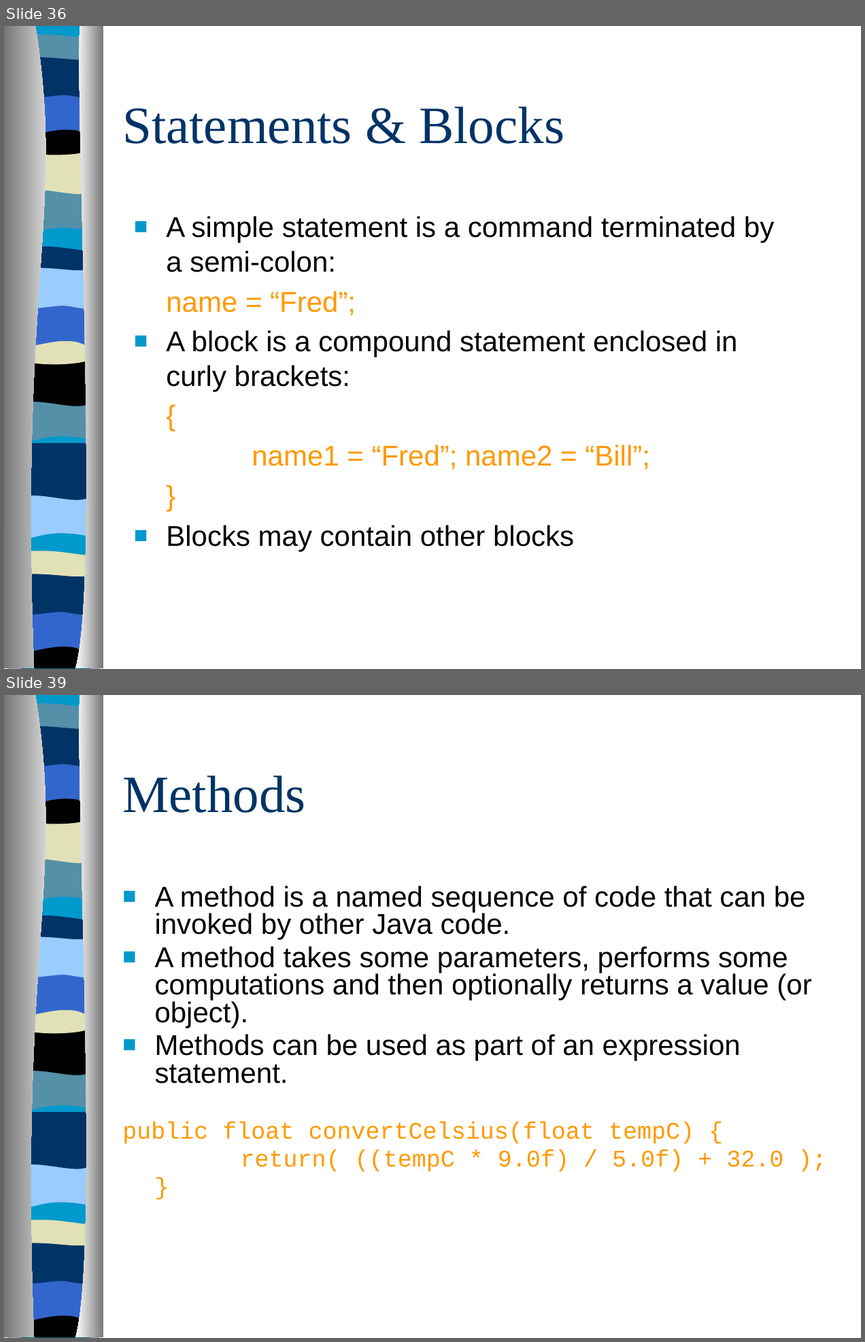
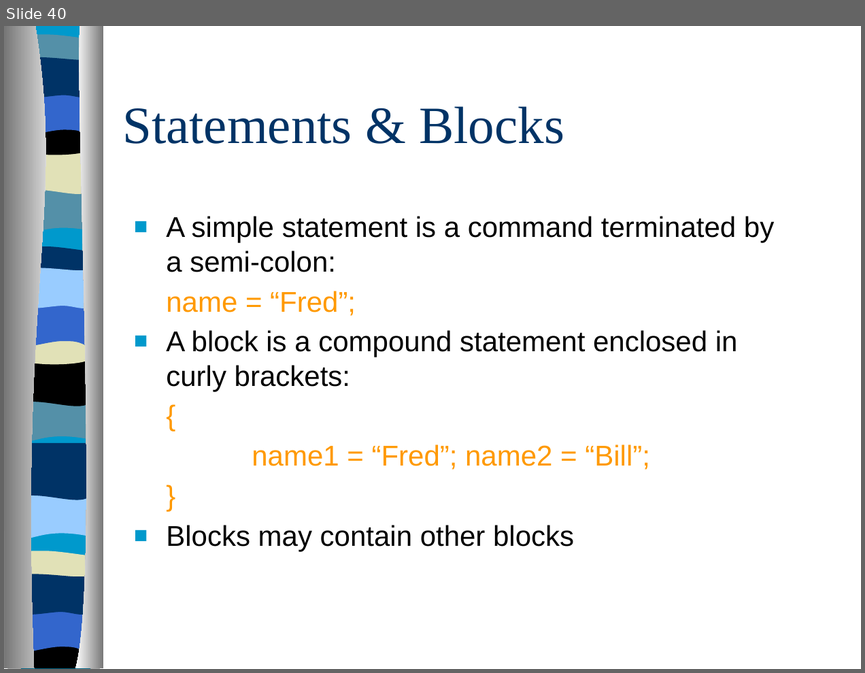
Before and after one commit to poonamtiwari01/CoreJava, a slide deck: CoreJava1.pptx. Shown one above the other, each under a label of ours: slides 36 and 39 before the commit, slide 40 after it; the slides between them are not shown. The pictures are 865x1342 and 865x673 pixels, drawn with LibreOffice and Linux fonts; fonts in the diff are those of the drawing. Boxes give left, top, right and bottom in pixels: in the first picture for what was removed or moved away, otherwise in the second. Text is boxed around its words. In the diff, an @@ line names an element or a change of style, - is before the commit and + after.

```diff
--- a/CoreJava1.pptx
+++ b/CoreJava1.pptx
@@ slide 39 removed at [4, 695, 861, 1338], background #FFFFFF; not listed: 21 template elements that a slide beside it also shows @@
@@ title removed at [122, 775, 305, 813] @@
-Methods
@@ text removed at [122, 885, 811, 1172] @@
-■ A method is a named sequence of code that can be invoked by other Java code.
-■ A method takes some parameters, performs some computations and then optionally returns a value (or object).
-■ Methods can be used as part of an expression statement.
-public float convertCelsius(float tempC) {
-return( ((tempC * 9.0f) / 5.0f) + 32.0 );
-}
@@ what was slide 36 is now slide 40 @@
```
Also in this commit, not shown: 4 slides changed, 6 slides added, 3 other slides removed.
